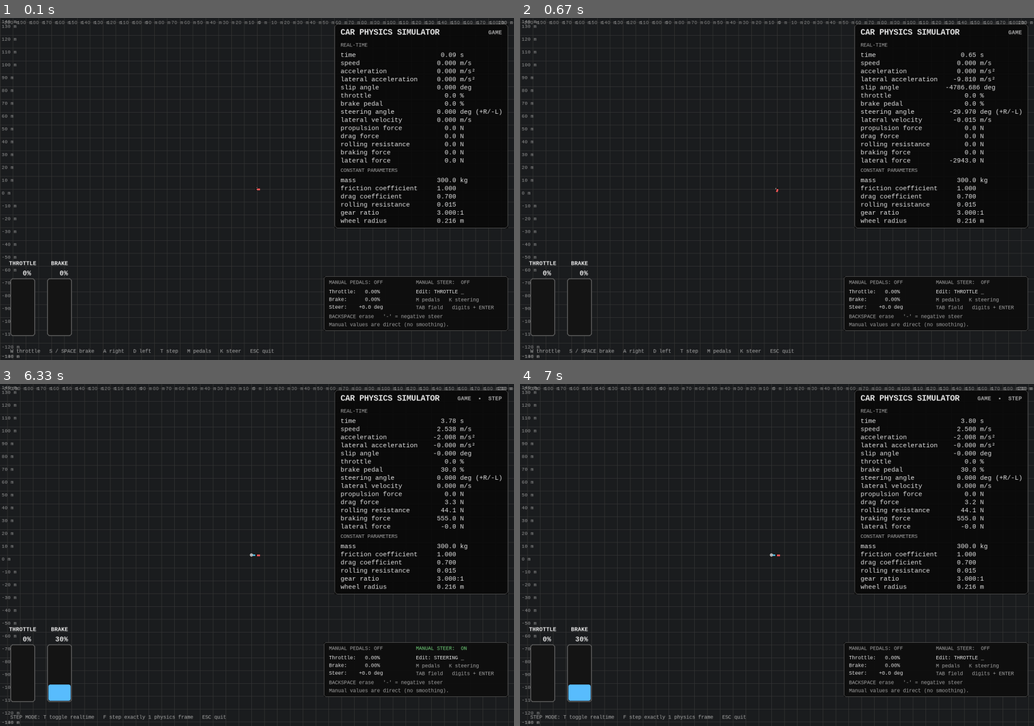
Above: before the commit, frames 1-4 (two rows, left to right).
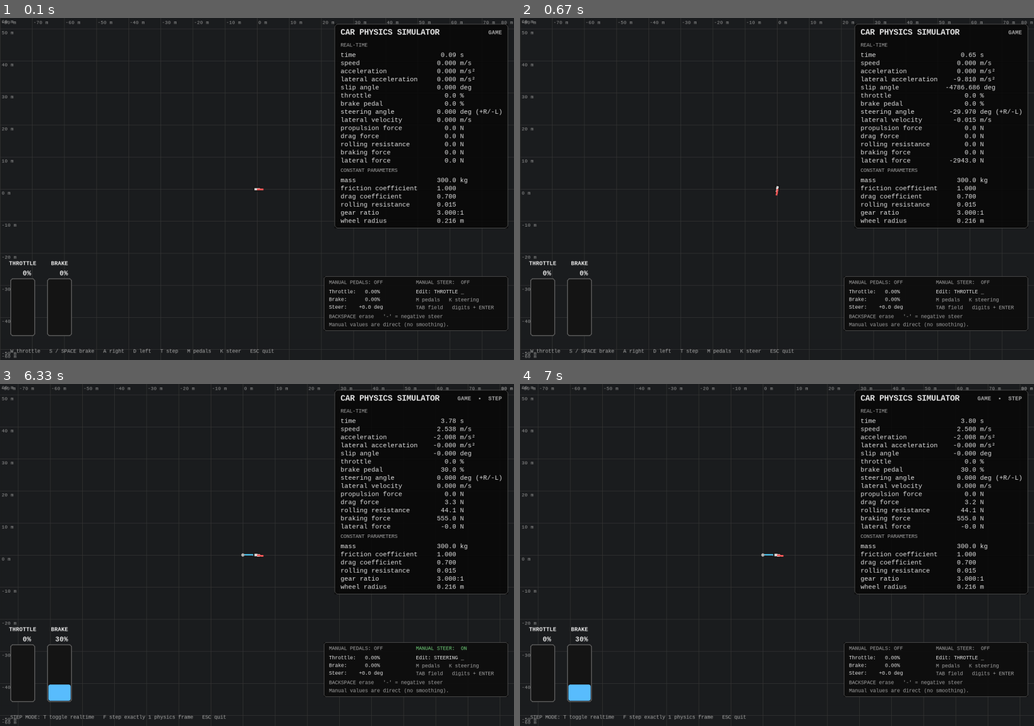
Above: after the commit, the same moments.

Repository: ICEHUB-ME/carsim
Game: pygame game, started from main.py game
The game is run twice, just before and just after one commit, with the same random seed, the same clock (stepped at 60 frames per second) and the same inputs.
Inputs:
- Up to frame 1 (0.1 s): no input
- Up to frame 2 (0.67 s): hold D from 0.33 s (still down)
- Up to frame 3 (6.33 s): release D at 0.8 s; hold W 0.88-1.18 s; hold D 1.22-1.68 s; hold A 1.72-2.25 s; tap T at 1.87, 3.2, 3.6, 4.67, 6.17 s; hold S 2.28-2.58 s; tap K at 2.43, 4, 5.1 s; hold A 2.62-3.02 s; hold W 3.05-3.42 s; hold S 3.45-3.82 s; tap F at 3.52, 3.92, 4.25, 4.58, 4.88, 5.02, 6.08 s; hold W 3.85-4.15 s; hold S 4.18-4.48 s; hold A 4.52-4.92 s; hold W 4.95-5.32 s; hold S from 6.02 s (still down)
- Up to frame 4 (7 s): release S at 6.38 s; hold W 6.42-6.72 s; tap F at 6.48, 6.82 s; tap K at 6.57 s; hold S from 6.75 s (still down)

The runs differ from the first frame. In frame 1, 0.8% of the frame differs, in the area x 0-100%, y 0-100%; in frame 2, 0.8%; in frame 3, 0.8%; in frame 4, 0.8%.

Commit message:
updated generate_csv.py

Diff:
--- a/config.py
+++ b/config.py
@@ -71,7 +71,7 @@
     steering_rate_deg: float = 90.0
     path_max_points: int = 20_000
     physics_accumulator_limit: float = 0.25
-    pixels_per_meter: float = 3.0
+    pixels_per_meter: float = 7.5
     grid_spacing_m: float = 10.0
 
     @property
--- a/generate_csv.py
+++ b/generate_csv.py
@@ -248,8 +248,8 @@
     return th, dth / (2.0 * ds)
 
 
-def first_segment_heading(track):
-    """Return the heading of the first non-zero ordered waypoint segment."""
+def first_segment_details(track):
+    """Return the first point, next distinct waypoint, and heading."""
     points = np.asarray(track, dtype=float)
     if len(points) > 1 and np.hypot(*(points[0] - points[-1])) < 1e-6:
         points = points[:-1]
@@ -260,8 +260,17 @@
     if nonzero.size == 0:
         raise ValueError("track needs at least one non-zero waypoint segment")
 
-    dx, dy = segments[nonzero[0]]
-    return math.atan2(dy, dx)
+    segment_index = int(nonzero[0])
+    start = tuple(points[0])
+    next_waypoint = tuple(points[segment_index + 1])
+    dx, dy = segments[segment_index]
+    heading = math.atan2(dy, dx)
+    return start, next_waypoint, heading
+
+
+def first_segment_heading(track):
+    """Return the heading of the first non-zero ordered waypoint segment."""
+    return first_segment_details(track)[2]
 
 
 class TrackPath:
@@ -269,7 +278,10 @@
 
     def __init__(self, track):
         # Ordered TRACK points define the centerline. Racing-line offset is opt-in.
-        self.initial_heading_rad = first_segment_heading(track)
+        self.start_point, self.first_waypoint, self.initial_heading_rad = (
+            first_segment_details(track)
+        )
+        self.startup_distance_m = math.dist(self.start_point, self.first_waypoint)
         x, y, total = resample_closed(track, 2.0)
         if USE_RACING_LINE:
             w = max(0.0, TRACK_HALF_WIDTH - CAR_MARGIN)
@@ -399,6 +411,10 @@
     car = Car(P, initial_heading_rad=path.initial_heading_rad)
     thr_s = bp_s = steer_s = 0.0
     braking_on = False
+    startup_active = True
+    startup_x, startup_y = path.start_point
+    startup_dx = math.cos(path.initial_heading_rad)
+    startup_dy = math.sin(path.initial_heading_rad)
     idx_total = 0
     last_idx = 0
     n_pts = path.point_count
@@ -414,26 +430,50 @@
         cs = car.state
         x, y, psi, v = cs.x, cs.y, cs.heading, cs.speed
 
-        # ---- locate the car on the path (progress + tracking errors) ----
-        cand = (last_idx + win) % n_pts
-        d2 = (path.x[cand] - x) ** 2 + (path.y[cand] - y) ** 2
-        local_min = int(np.argmin(d2))
-        if d2[local_min] > TRACK_RECOVERY_DISTANCE ** 2:
-            # Reacquire globally after leaving the local search window.
-            global_d2 = (path.x - x) ** 2 + (path.y - y) ** 2
-            j = int(np.argmin(global_d2))
+        # Drive the first waypoint segment directly so the closing segment
+        # cannot bend the car away from its initial heading.
+        startup_mode = False
+        startup_progress = (
+            (x - startup_x) * startup_dx + (y - startup_y) * startup_dy
+        )
+        if startup_active and startup_progress < path.startup_distance_m:
+            startup_mode = True
+            s_tot = max(0.0, startup_progress)
+            s_m = s_tot
+            th_j = path.initial_heading_rad
+            target_x = startup_x + startup_dx * s_tot
+            target_y = startup_y + startup_dy * s_tot
+            dxp, dyp = x - target_x, y - target_y
+            e_y = -dxp * math.sin(th_j) + dyp * math.cos(th_j)
+            e_psi = float(_wrap(psi - th_j))
         else:
-            j = int(cand[local_min])
-        delta_idx = (j - last_idx + n_pts // 2) % n_pts - n_pts // 2
-        idx_total += delta_idx
-        last_idx = j
-        th_j = path.theta[j]
-        dxp, dyp = x - path.x[j], y - path.y[j]
-        e_y = -dxp * math.sin(th_j) + dyp * math.cos(th_j)       # left +
-        s_frac = dxp * math.cos(th_j) + dyp * math.sin(th_j)
-        s_tot = idx_total * path.spacing_m + s_frac
-        e_psi = float(_wrap(psi - th_j))
-        s_m = s_tot % path.length
+            if startup_active:
+                # Rejoin the periodic route at the first waypoint after launch.
+                startup_active = False
+                waypoint_x, waypoint_y = path.first_waypoint
+                waypoint_d2 = (path.x - waypoint_x) ** 2 + (path.y - waypoint_y) ** 2
+                last_idx = int(np.argmin(waypoint_d2))
+                idx_total = last_idx
+
+            cand = (last_idx + win) % n_pts
+            d2 = (path.x[cand] - x) ** 2 + (path.y[cand] - y) ** 2
+            local_min = int(np.argmin(d2))
+            if d2[local_min] > TRACK_RECOVERY_DISTANCE ** 2:
+                # Reacquire globally after leaving the local search window.
+                global_d2 = (path.x - x) ** 2 + (path.y - y) ** 2
+                j = int(np.argmin(global_d2))
+            else:
+                j = int(cand[local_min])
+            delta_idx = (j - last_idx + n_pts // 2) % n_pts - n_pts // 2
+            idx_total += delta_idx
+            last_idx = j
+            th_j = path.theta[j]
+            dxp, dyp = x - path.x[j], y - path.y[j]
+            e_y = -dxp * math.sin(th_j) + dyp * math.cos(th_j)       # left +
+            s_frac = dxp * math.cos(th_j) + dyp * math.sin(th_j)
+            s_tot = idx_total * path.spacing_m + s_frac
+            e_psi = float(_wrap(psi - th_j))
+            s_m = s_tot % path.length
 
         if s_tot >= total_dist:
             break
@@ -443,7 +483,7 @@
         # slip -> 0 gives vy = steer*v and yaw rate = steer, so steer = k*v.
         t_lead = max(v, 0.0) * tau_lat + STEER_LEAD_EXTRA
         s_la = s_m + max(v, 0.0) * t_lead
-        k_ff = path.at(path.kappa, s_la)
+        k_ff = 0.0 if startup_mode else path.at(path.kappa, s_la)
         delta_ff = k_ff * v                                      # rad
         gain = min(1.0, v / 4.0)
         k2 = wn * wn / max(v, 5.0)
@@ -454,15 +494,29 @@
 
         # ---- speed control ----
         s_ref = s_m + v * 0.15
-        v_ref = path.at(v_plan, s_ref)
-        dv_ds = path.at(dvds, s_ref)
-        v_ref = min(v_ref, float(np.interp(s_tot, s_tab, v_tab)) + 1.5)
+        if startup_mode:
+            # Use a standing-start profile on the straight launch segment.
+            s_start_ref = min(
+                max(0.0, s_tot + max(v, 0.0) * 0.15),
+                path.startup_distance_m,
+            )
+            v_ref = float(np.interp(s_start_ref, s_tab, v_tab))
+            lower_s = max(0.0, s_start_ref - 0.5)
+            upper_s = min(path.startup_distance_m, s_start_ref + 0.5)
+            dv_ds = (
+                float(np.interp(upper_s, s_tab, v_tab))
+                - float(np.interp(lower_s, s_tab, v_tab))
+            ) / max(upper_s - lower_s, 1e-6)
+        else:
+            v_ref = path.at(v_plan, s_ref)
+            dv_ds = path.at(dvds, s_ref)
+            v_ref = min(v_ref, float(np.interp(s_tot, s_tab, v_tab)) + 1.5)
         a_des = v * dv_ds + 1.5 * (v_ref - v)
         a_des = max(-6.0, min(4.0, a_des))
         f_res = _drag(v) + _roll(v)
         f_net = MASS * a_des + f_res
 
-        kap_now = path.at(path.kappa_eff, s_m + 5.0)
+        kap_now = 0.0 if startup_mode else path.at(path.kappa_eff, s_m + 5.0)
         cap = float(np.interp(kap_now, THR_K, THR_CAP))
         floor = float(np.interp(kap_now, THR_K, THR_FLOOR))
 
Not shown, changed: README.md
Not shown, changed: generate_natural_3laps.csv
Not shown, changed: simulation_output.csv
